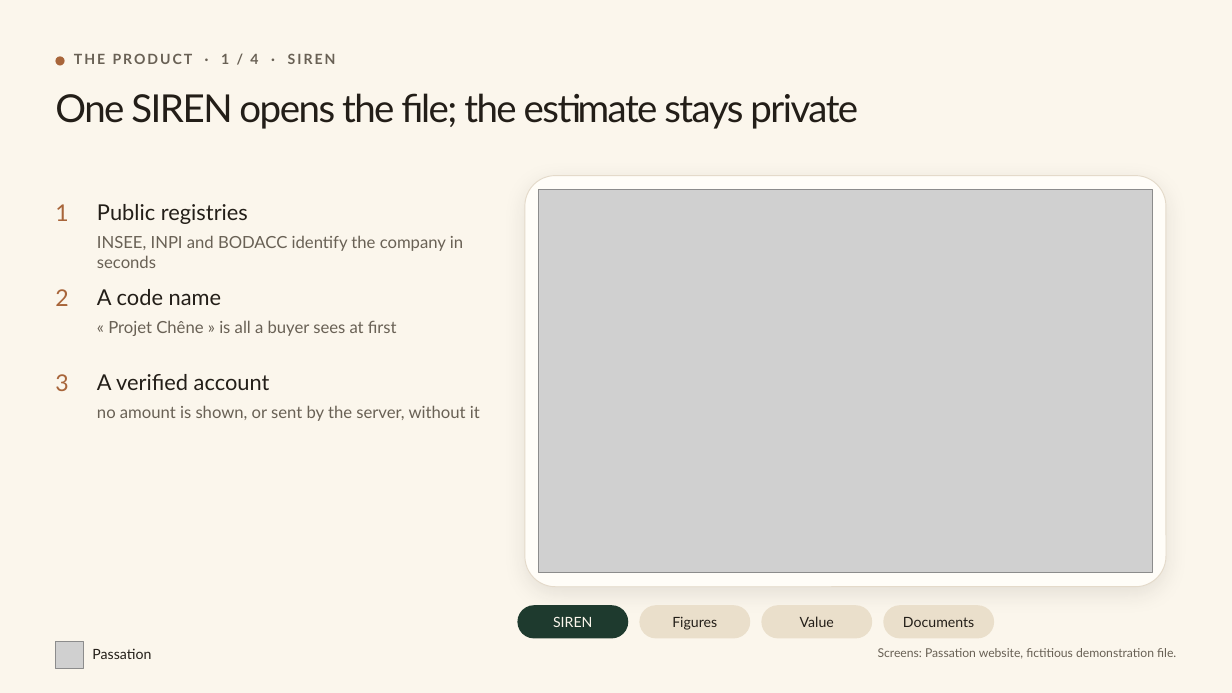
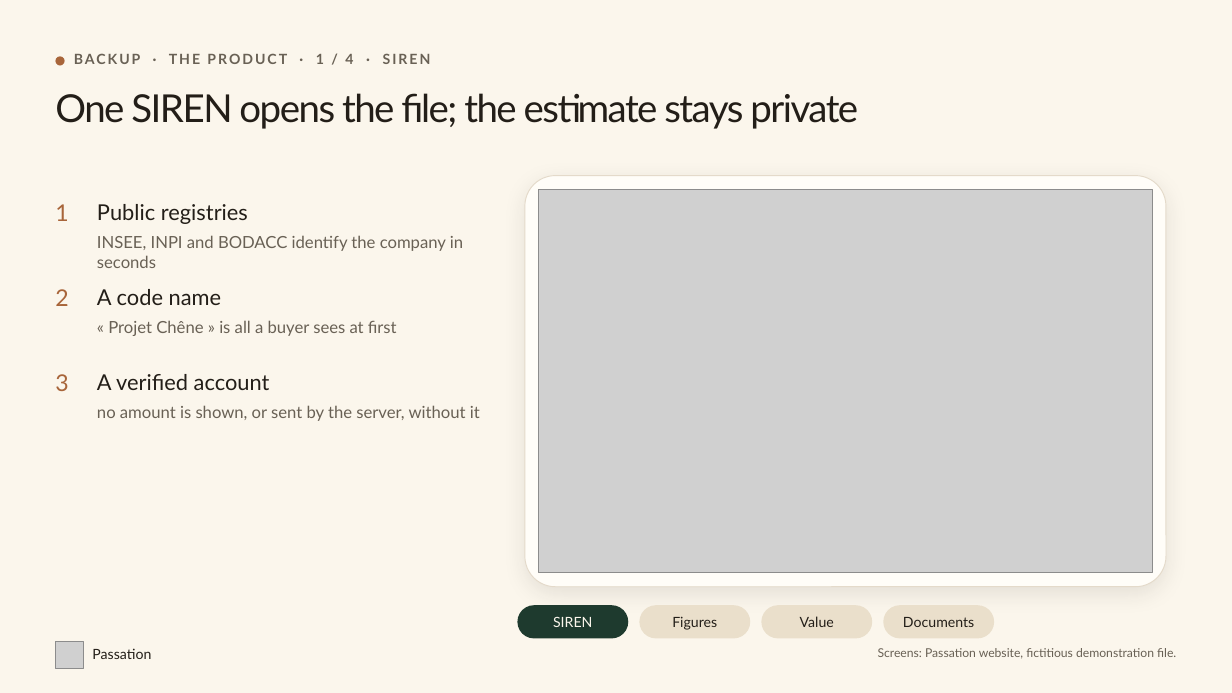
Before and after one commit to Erosfragliola/passation, a slide deck: slide 17 of docs/livrables/presentation.pptx (slide 4 before the commit). Drawn at 1232x693 pixels with LibreOffice and Linux fonts; fonts in the diff are those of the drawing; grey boxes stand for pictures. Boxes give left, top, right and bottom in pixels: in the first picture for what was removed or moved away, otherwise in the second. Text is boxed around its words. In the diff, an @@ line names an element or a change of style, - is before the commit and + after.

```diff
--- a/docs/livrables/presentation.pptx
+++ b/docs/livrables/presentation.pptx
@@ text at [74, 53, 431, 64]: text changed @@
-THE PRODUCT · 1 / 4 · SIREN
+BACKUP · THE PRODUCT · 1 / 4 · SIREN
```
Also in this commit, not shown: 6 other slides changed, 1 slide added, 4 other files.
